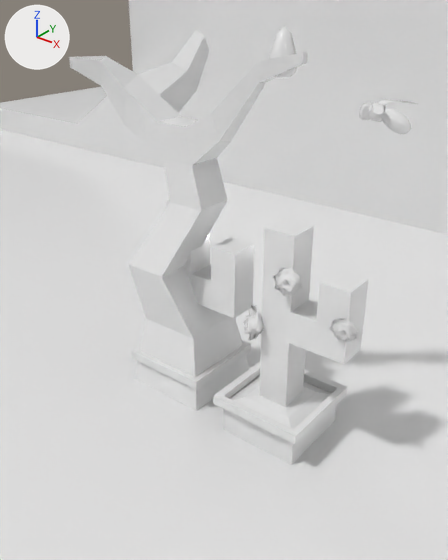
Two versions of the FBX model Assets/ressources/3dassets.fbx, one commit apart.
Before and after are seen from a camera (50 mm lens) standing at (1.168, -1.292, 1.295) and looking at (0.013, 0.152, 0.4). Lighting does not change. The marker at upper left points along +X, +Y and +Z. Where no turn or scale is listed for an object, it has been applied to the vertices. Vertices at the same position are counted once.

The first picture shows 'Bee', 'Cactus', 'Cactus.Flower', 'Scene', 'deadTree', 'rain'.
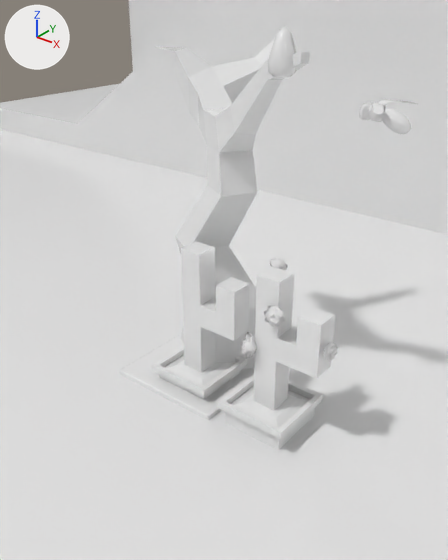
What differs and where, as boxes (x1, y1, x2, y2) in the pictures (448 x 560 px; the box of a moved part takes in the faces that stretch with it):
'deadTree', turned: before (69, 30, 308, 411); after (155, 28, 310, 370)
'Cactus.Flower', reshaped, moved, rescaled (23% narrower, 21% shorter): before (213, 219, 369, 465); after (218, 257, 338, 450)
'Cactus', moved, rescaled (20% narrower, 17% shorter): before (131, 199, 254, 389); after (152, 242, 250, 400)
'largeStone', rescaled (not visible before): after (120, 335, 254, 420)
part 1 of me_cube_012, added: after (270, 257, 288, 270)
part 2 of me_cube_012, moved or reshaped: before (329, 318, 358, 343); after (324, 341, 338, 361)

The edits, one by one:
me_cube_012 is used by ob_cactus_flower; location (0.376, -0.037, 0.016); rotation (1.571, 0.0, 0.0), in degrees (90, 0, 0).
me_cube_012 had 464 vertices, 450 faces and spanned x -0.139..0.241, y 0.0..0.713, z -0.139..0.139.
me_cube_012 now has 732 vertices, 712 faces and spans x -0.139..0.253, y 0.0..0.747, z -0.139..0.139.
me_cube_012 part 1: a new loose piece of 133 vertices spanning x -0.065..0.0, y 0.686..0.747, z -0.082..-0.04, in mat_flatcolor (its picture is missing).
Part 2, on me_cube_012:
44 vertices are removed from x 0.171..0.241, y 0.479..0.549, z 0.043..0.069.
64 faces are deleted.
91 vertices move from x 0.176..0.24, y 0.481..0.542, z 0.029..0.076 to x 0.208..0.253, y 0.482..0.543, z -0.013..0.051.
43 vertices are added at x 0.228..0.251, y 0.478..0.548, z -0.016..0.055.
64 new faces join them.
Object 'Cactus' (ob_cactus) moves from (0.0, 0.0, 0.0) to (0.038, -0.004, 0.002).
Object 'Cactus' (ob_cactus) is rescaled from (1.0, 1.0, 1.0) to (0.8, 0.8, 0.8).
Object 'deadTree' (ob_deadtree) turns from (90, 0, 0) to (90, 0, -30) degrees about x, y and z.
Object 'Cactus.Flower' (ob_cactus_flower) moves from (0.376, -0.037, 0.016) to (0.338, -0.033, 0.014).
Object 'Cactus.Flower' (ob_cactus_flower) is rescaled from (1.0, 1.0, 1.0) to (0.8, 0.8, 0.8).
Object 'largeStone' (ob_largestone) is rescaled from (2.6, 1.56, 2.0) to (3.9, 2.34, 3.0).
